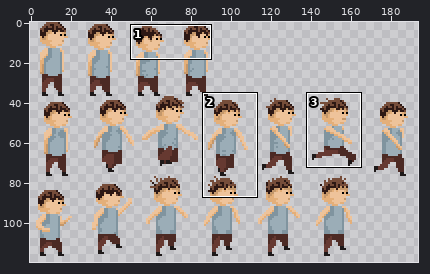
Pixel-art file, stored at res/aseprites/KidSheet.aseprite. Above: a wide view before the commit, with the close-up outlined.
Close-up. Before the commit:
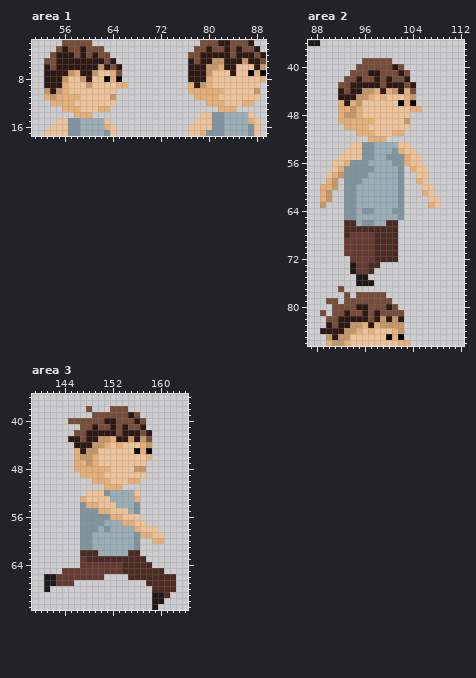
210x120 pixels, 1 frame. Shown: area 1: x 51..89, y 2..17; area 2: x 87..112, y 36..86; area 3: x 139..164, y 36..71. The wide view leaves out empty margins. The commit also changed other parts of the picture, which this record leaves out.
The same view after the edit:
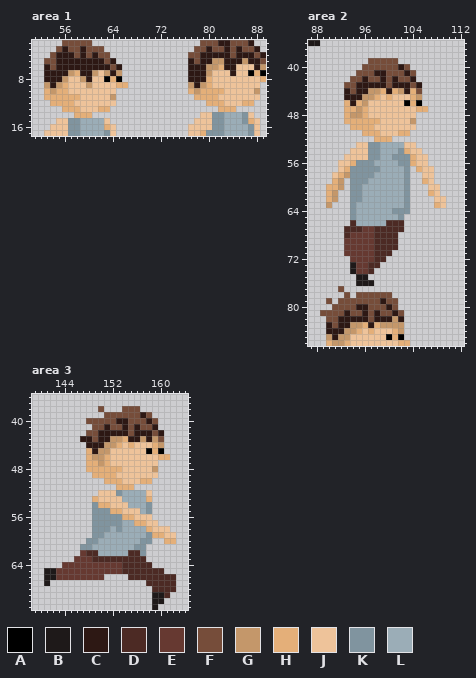
Palette (. is transparent): A #000000  B #1e1919  C #2d1814  D #4c2a24  E #663931  F #764d3a  G #c4976a  H #e4af79  J #eec39a  K #80949f  L #9badb7
Difference:
Area 1, layer "Idle":
y 6: x 62 G -> C
y 7: x 63..65 JHF -> GCG
y 9: x 53 C -> G; x 55 C -> G; x 77 H -> G
y 10: x 53..55 GCG -> HGH; x 78 H -> G
y 11: x 54 G -> H
y 14..15: x 86 L -> K
Area 2, layers "Jump", "Run":
y 39: x 96 F -> .; x 101 . -> F
y 40: x 95 F -> .; x 101..103 CF. -> FCF
y 41: x 94 F -> .; x 97 C -> F; x 99 F -> C; x 102..104 CF. -> FCF
y 42: x 93 F -> .; x 95..96 CF -> FC; x 98..101 CFCF -> FCFC; x 103..104 C. -> FC
y 43: x 92 F -> .; x 94 C -> F; x 99..100 FC -> CF; x 103..105 FC. -> CFC
y 44: x 92..94 CFC -> .CF; x 96 G -> C; x 98..105 HCHGCHF. -> GHCHGCHF
y 45: x 92 C -> .; x 95 G -> C; x 97..100 HJHJ -> GHJH; x 103..105 HG. -> JHG
y 46: x 92..96 HCHGJ -> .HCHG; x 102..105 AHA. -> JAHA
y 47: x 92 H -> .; x 94..96 GHJ -> HGH; x 104 H -> J; x 106 . -> H
y 48: x 92..93 HG -> .H; x 95..96 HJ -> GH; x 104 . -> J
y 49: x 92 H -> .; x 98 J -> H; x 103..104 G. -> JG
y 50: x 93 H -> .; x 97 J -> H; x 104 . -> J
y 51: x 95 H -> .; x 98 J -> H; x 101 H -> J; x 103 . -> H
y 52: x 97 H -> .; x 100 . -> H
y 53: x 94 J -> .; x 96 K -> J; x 98 L -> K; x 102 J -> L; x 104 . -> J
y 54: x 93 J -> .; x 96 K -> J; x 98 L -> K; x 101..103 KHJ -> LKH; x 105 . -> J
y 55: x 92 J -> .; x 96 K -> J; x 98 L -> K; x 100 K -> L; x 103..104 HJ -> KH; x 106 . -> J
y 56: x 91 J -> .; x 93..94 HK -> JH; x 97 L -> K; x 101 K -> L; x 103..104 HJ -> KH; x 106 . -> J
y 57: x 91..93 JHK -> .JH; x 98 L -> K; x 102..105 K.HJ -> LK.H; x 107 . -> J
y 58: x 90..93 JHGK -> .JHG; x 97 L -> K; x 102..103 K. -> LK; x 105 J -> .; x 107 . -> J
y 59: x 90..93 HG.K -> .HG.; x 96 L -> K; x 102..103 K. -> LK; x 105..107 HJ. -> .HJ
y 60: x 89 H -> .; x 91..93 G.K -> HG.; x 95 L -> K; x 102..103 K. -> LK; x 106 J -> .; x 108 . -> J
y 61: x 89..91 HG. -> .HG; x 93 K -> .; x 95 L -> K; x 102..103 K. -> LK; x 106..108 HJ. -> .HJ
y 62: x 89..91 HG. -> .HG; x 93 K -> .; x 95 L -> K; x 102..103 K. -> LK; x 107 J -> .; x 109 . -> J
y 63: x 89..90 G. -> .G; x 93 K -> .; x 102..103 K. -> LK; x 107..109 HJ. -> .HJ
y 64: x 93 K -> .; x 96..97 KK -> LL; x 103 . -> K
y 65: x 93 K -> .
y 66: x 93 D -> .; x 96..97 KK -> LL; x 102 . -> D
y 67: x 96..97 DD -> EE; x 102 . -> D
y 71: x 101 D -> .
y 72: x 100..101 DD -> ..
y 78: x 100 . -> F
y 79: x 91..92 F. -> .F; x 99 F -> C; x 101 . -> F
y 81: x 90 . -> F; x 101 F -> C
y 82: x 99 G -> C
y 84: x 89 C -> .
Area 3, layer "Run":
y 38: x 148 F -> .; x 150 . -> F; x 152..153 FF -> ..; x 155..156 .. -> FF
y 39: x 149..150 FF -> ..; x 155 C -> F; x 157..158 .. -> CF
y 40: x 145..147 FFF -> ...; x 151..154 CCFF -> FFCC; x 156 C -> F; x 158..159 .. -> CF
y 41: x 147..149 FFC -> ..F; x 151..152 FC -> CF; x 156..159 FC.. -> CFFC
y 42: x 146..149 FFCC -> ..FF; x 153 F -> C; x 155 C -> F; x 157 F -> C; x 159..160 .. -> FC
y 43: x 145..147 CCF -> ..C; x 149..155 CGGHCCG -> FCCGGHC; x 158..160 F.. -> CGF
y 44: x 146..147 CC -> ..; x 149..152 GGHJ -> CCGG; x 155 J -> H; x 157..160 HG.. -> JJHG
y 45: x 146..151 HCGGJJ -> ..HCGG; x 156..157 AH -> JJ; x 159..160 .. -> HA
y 46: x 146..151 HGGHJJ -> ..HGGH; x 158..161 H... -> JJHH
y 47: x 146..148 HHG -> ..H; x 150..151 JJ -> GH; x 158..159 .. -> JJ
y 48: x 146..147 HH -> ..; x 152..153 JJ -> HH; x 156..159 GG.. -> JJJG
y 49: x 147..148 HH -> ..; x 151..152 JJ -> HH; x 158..159 .. -> JJ
y 50: x 149..150 HH -> ..; x 152..153 JJ -> HH; x 155..158 HH.. -> JJHH
y 51: x 151..152 HH -> ..; x 154..155 .. -> HH
y 52: x 148..149 JJ -> ..; x 151..153 KLL -> JJK; x 156..158 J.. -> LLJ
y 53: x 147..149 HJJ -> ..H; x 152..153 LL -> JJ; x 156..158 H.. -> LLH
y 54: x 147..151 KHHJJ -> ..KHH; x 153..154 LL -> JJ; x 156..158 K.. -> LLK
y 55: x 147..148 KK -> ..; x 150..153 HHJJ -> KKHH; x 155..158 LK.. -> JJLK
y 56: x 147..148 KK -> ..; x 152..155 HHJJ -> KKHH; x 157..158 .. -> JJ
y 57: x 147..148 KK -> ..; x 151..159 LLLHHJJ.. -> KKKLLHHJJ
y 58: x 147..148 KK -> ..; x 150 L -> K; x 153 L -> K; x 156..158 HJJ -> LLH; x 160..161 .. -> JJ
y 59: x 147..150 KKLL -> ..KK; x 156..162 KHHJJ.. -> LLKHHJJ
y 60: x 147 K -> .; x 149 L -> K; x 156..162 K..HH.. -> LKK..HH
y 61: x 157 . -> K
y 62: x 147 D -> E; x 157 . -> K
y 63: x 146 . -> E; x 148 D -> E
y 64: x 144..146 ... -> EEE
y 65: x 141..143 ... -> BBE
y 67: x 142..145 BEEE -> ....
y 68: x 141 B -> .
Boxes around the changes in both close-ups, in picture pixels (x1, y1, x2, y2):
changed: (98, 64, 122, 76)
changed: (44, 82, 62, 100)
changed: (188, 82, 200, 94)
changed: (242, 112, 248, 124)
changed: (320, 58, 446, 262)
changed: (380, 292, 398, 322)
changed: (320, 298, 344, 334)
changed: (44, 406, 176, 592)
